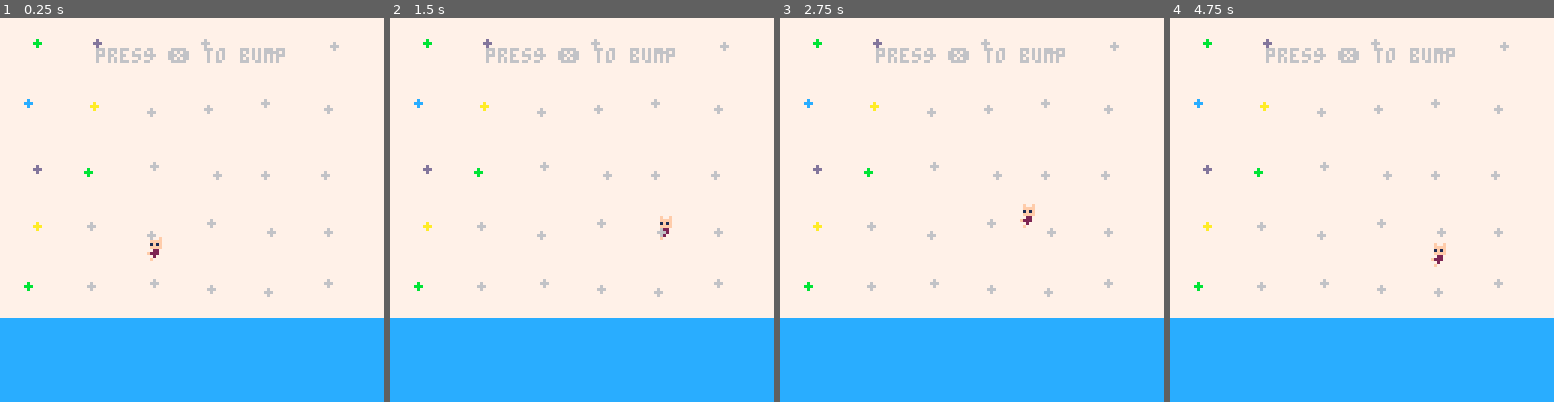
Above: before the commit, frames 1-4 (left to right).
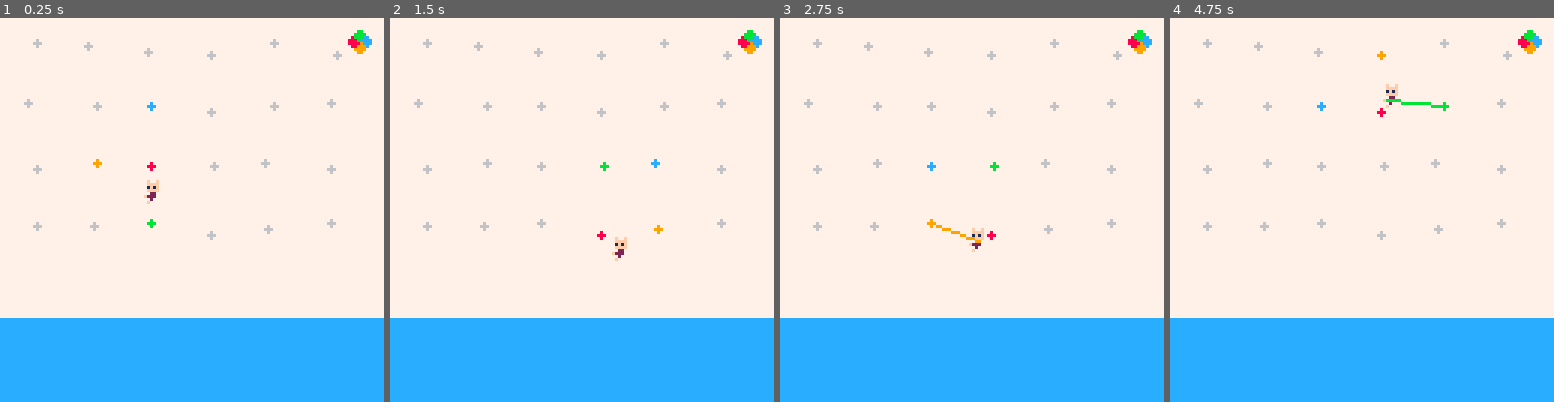
Above: after the commit, the same moments.

Repository: MaxBittker/grpi
Game: PICO-8 cartridge grpi.p8
Same seed, same stepped clock (60 frames per second), same inputs: the game is played once before the commit and once after it.
Inputs:
- Up to frame 1 (0.25 s): no input
- Up to frame 2 (1.5 s): tap X (X key) at 0.33, 1.07 s; tap O (Z key) at 0.7 s
- Up to frame 3 (2.75 s): hold Right 1.6-2.1 s; tap O (Z key) at 1.7, 2.1, 2.5 s; tap X (X key) at 1.85 s; hold Up 2.15-2.42 s; hold Right from 2.47 s (still down)
- Up to frame 4 (4.75 s): tap O (Z key) every 0.4 s from 2.9 to 4.5 s; tap X (X key) at 2.97, 4.08 s; release Right at 3.03 s; hold Left 3.08-3.58 s; hold Down 3.63-3.97 s; hold Right 4.02-4.68 s; hold Up from 4.73 s (still down)

The runs differ from the first frame. In frame 1, 2.7% of the frame differs, in the area x 6-97%, y 3-73%; in frame 2, 2.6%; in frame 3, 2.7%; in frame 4, 2.8%.

Commit message:
controls

Diff:
--- a/grpi.p8
+++ b/grpi.p8
@@ -82,13 +81,15 @@
 holds = {}
 player = {}
 tick = 0
-size  = 10
+size  = 4
 floor_y = 100
 
 -- starting velocity
-velx = rnd(6)-3
-vely = rnd(6)-3
-
+velx = 0
+vely = 0
+colors = {
+  8,9,11,12
+}
 function distance_sort( a,b )
       pup = vadd(player, {x=0,y=-5})
       return distance(a,pup) < distance(b,pup)
@@ -100,7 +101,7 @@
       player.y = 50
 
       for x=8,120,20 do
-            for y=8,120,20 do
+            for y=8,80,20 do
                   hold = {x=x+rnd(5), y=y+rnd(5), c=rnd(4)+3}
                   add(holds, hold)
             end
@@ -108,18 +109,24 @@
 end
 
 function draw_hold(i,hold)
-      color = i %4 + 10
-      if( i> 9 ) then
+      color = colors[i]
+      if( i> 4 ) then
             color = 6
       end
       circfill(hold.x,hold.y,1.8,color)
 end
 
+function _draw_reach(i)
+ if(btn(i))then
+     line(player.x,player.y,holds[i+1].x,holds[i+1].y,colors[i+1])
+ end
+end
+
 function _draw()
  cls(7)
 
- print("press ❎ to bump",
-       32,10, 6)
+--  print("press ❎ to bump",
+      --  32,10, 6)
 
 --  circfill(player.x,player.y,size,14)
 
@@ -128,11 +135,16 @@
 
  for i,h in pairs(holds) do draw_hold(i,h) end
  rectfill(0,floor_y,127,127,12)
-end
--- function _update()
---       table.sort( holds, distance_sort )
-
--- end
+
+ for c = 0,3 do
+  _draw_reach(c)
+  end
+
+ spr(6,116,4)
+end
+function pull_hold(hold)
+
+end
 function _update60()
 
  -- move ball left/right
@@ -141,8 +153,8 @@
     player.x+velx > 128-size
  then
   -- bounce on side!
-  velx *= -1
---   sfx(1)
+  velx *= -0.5
+  sfx(1)
  else
   player.x += velx
  end
@@ -153,45 +165,53 @@
     player.y+vely > floor_y-size
  then
   -- bounce on floor/ceiling
-  vely = vely * -0.9
---   sfx(0)
-
+  vely = vely * -0.5
+  sfx(0)
 
  else
   player.y += vely
  end
-
- -- gravity!
---  vely += 0.2
-
- -- press a button to ranomly
- -- choose a new velocity
- if (btnp(5)) then
---   velx = rnd(6)-3
---   vely = rnd(6)-8
-     pull = norm(vsub(player,holds[1]))
-     velx = pull.x
-     vely = pull.y
---   sfx(2)
- end
+ vely += 0.2
+
+ if (btn(5)) then
+     pulldir = norm(vsub(player,holds[2]))
+     pull = vmult(pulldir, distance(player, holds[1])*0.1)
+     velx -= pull.x
+     vely -= pull.y
+--   sfx(2)xx
+ end
+
+ for h = 1,4 do
+  -- pull_hold(holds[h])
+  if(btn(h-1)) then
+    pulldir = norm(vsub(player,holds[h]))
+    pull = vmult(pulldir, distance(player, holds[h])*0.1)
+    velx -= pull.x
+    vely -= pull.y
+  end
+end
+
+
+ velx *= 0.8
+ vely *= 0.8
  if tick==10 then
---   qsort( holds, distance_sort )
+  qsort( holds, distance_sort )
  end
  tick = (tick+1) %11
 
 end
 
 __gfx__
-0000000000f00f00000f00f000ffff00002227000000000000000000000000000000000000000000000000000000000000000000000000000000000000000000
-0000000000ffff00000ffff0001ff100022222200000000000000000000000000000000000000000000000000000000000000000000000000000000000000000
-00700700001f1f000001f1f000ffff0002ffff200000000000000000000000000000000000000000000000000000000000000000000000000000000000000000
-0007700000ffff00000ffff0f222222f025ff5200000000000000000000000000000000000000000000000000000000000000000000000000000000000000000
-0007700000022000000022000022220002ffff200000000000000000000000000000000000000000000000000000000000000000000000000000000000000000
-007007000f22200000f2220000400400222222220000000000000000000000000000000000000000000000000000000000000000000000000000000000000000
-00000000000200000000200000400400022222200000000000000000000000000000000000000000000000000000000000000000000000000000000000000000
-0000000000f00000000f000000f00f00020000200000000000000000000000000000000000000000000000000000000000000000000000000000000000000000
-…(5 lines of a section not shown)…
+00000000000f00f0000f00f000ffff000022270066656666000bb000000000000000000000000000000000000000000000000000000000000000000000000000
+00000000000ffff0000ffff0001ff100022222206665666600bbbb00000000000000000000000000000000000000000000000000000000000000000000000000
+007007000001f1f00001f1f000ffff0002ffff206656665508bbbcc0000000000000000000000000000000000000000000000000000000000000000000000000
+00077000000ffff0000ffff0f222222f025ff52066666665888bcccc000000000000000000000000000000000000000000000000000000000000000000000000
+0007700000002200000022000022220002ffff206666656688889ccc000000000000000000000000000000000000000000000000000000000000000000000000
+0070070000f2220000f22200004004002222222265666665088999c0000000000000000000000000000000000000000000000000000000000000000000000000
+00000000000020000000200000400400022222206666665600999900000000000000000000000000000000000000000000000000000000000000000000000000
+00000000000f0000000f000000f00f00020000206566656600099000000000000000000000000000000000000000000000000000000000000000000000000000
+…(5 lines of a section not shown)…
